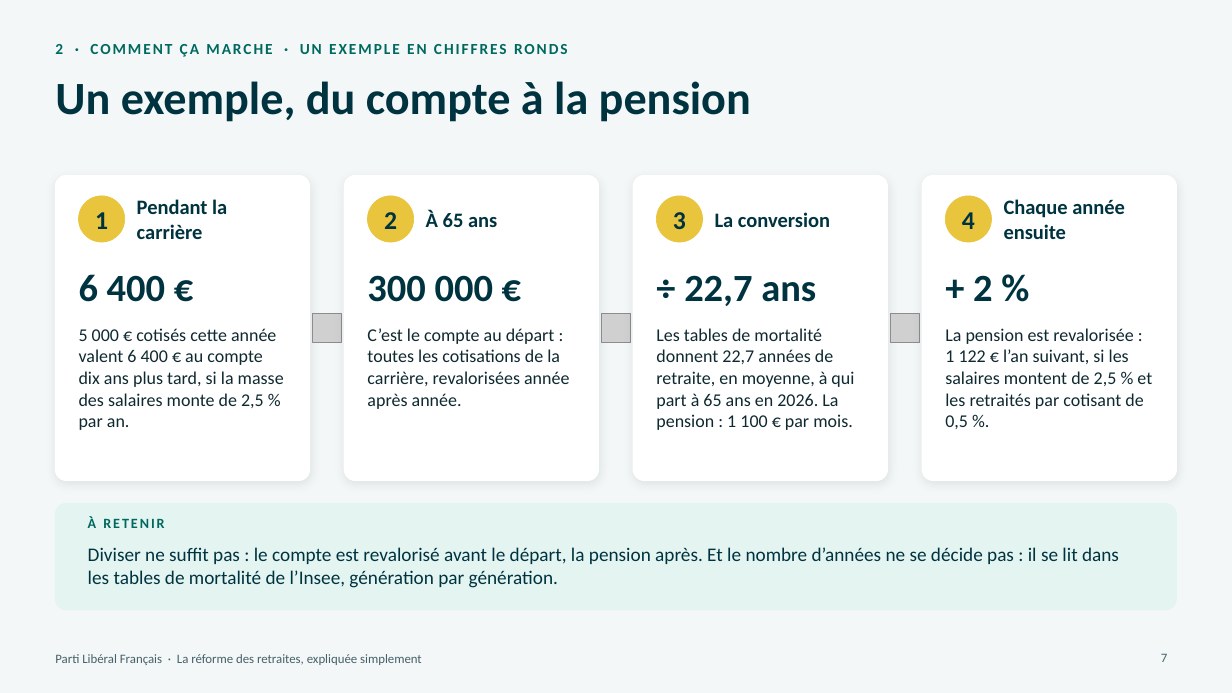
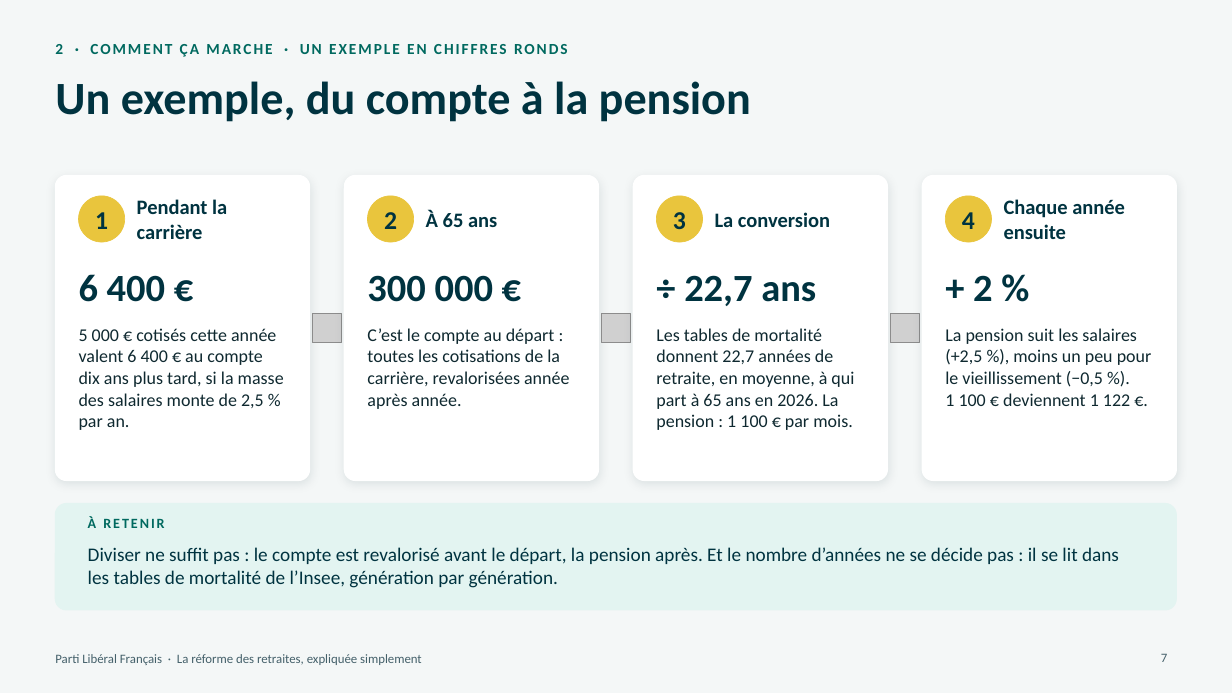
Before and after one commit to g-pliberal/retraitecomptenotionelle, a slide deck: slide 7 of docs/presentation_adherents_17_novembre_2026.pptx. Drawn at 1232x693 pixels with LibreOffice and Linux fonts; fonts in the diff are those of the drawing; grey boxes stand for pictures. Boxes give left, top, right and bottom in pixels: in the first picture for what was removed or moved away, otherwise in the second. Text is boxed around its words. In the diff, an @@ line names an element or a change of style, - is before the commit and + after.

```diff
--- a/docs/presentation_adherents_17_novembre_2026.pptx
+++ b/docs/presentation_adherents_17_novembre_2026.pptx
@@ text at (945,328,1152,406): text changed @@
-La pension est revalorisée : 1 122 € l’an suivant, si les salaires montent de 2,5 % et les retraités par cotisant de 0,5 %.
+La pension suit les salaires (+2,5 %), moins un peu pour le vieillissement (−0,5 %). 1 100 € deviennent 1 122 €.
```
